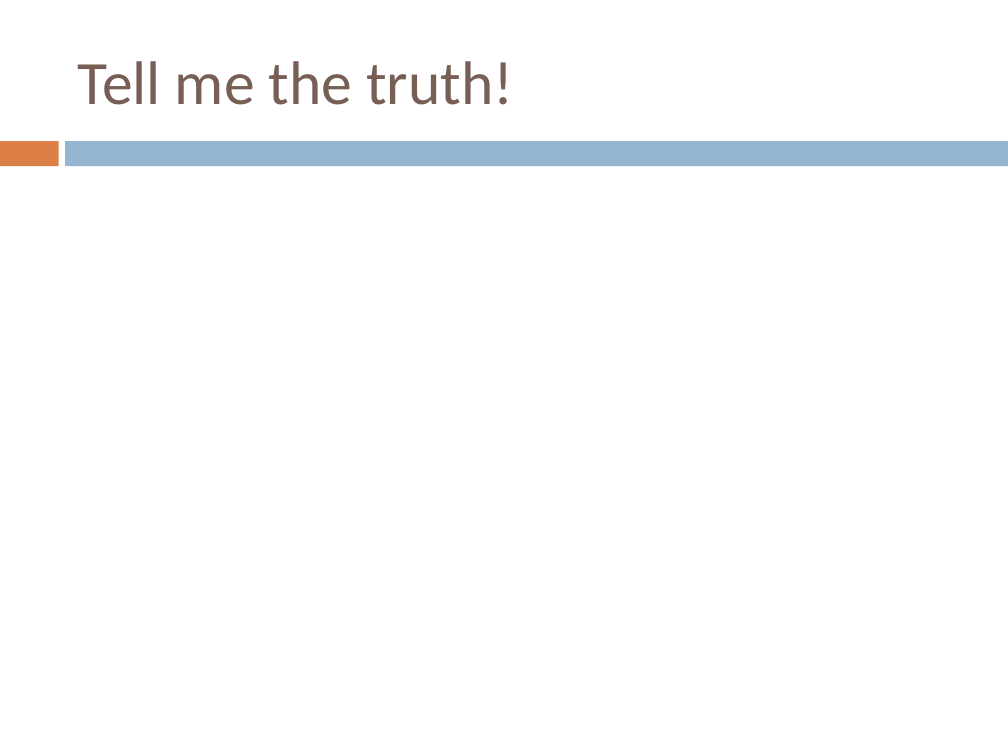
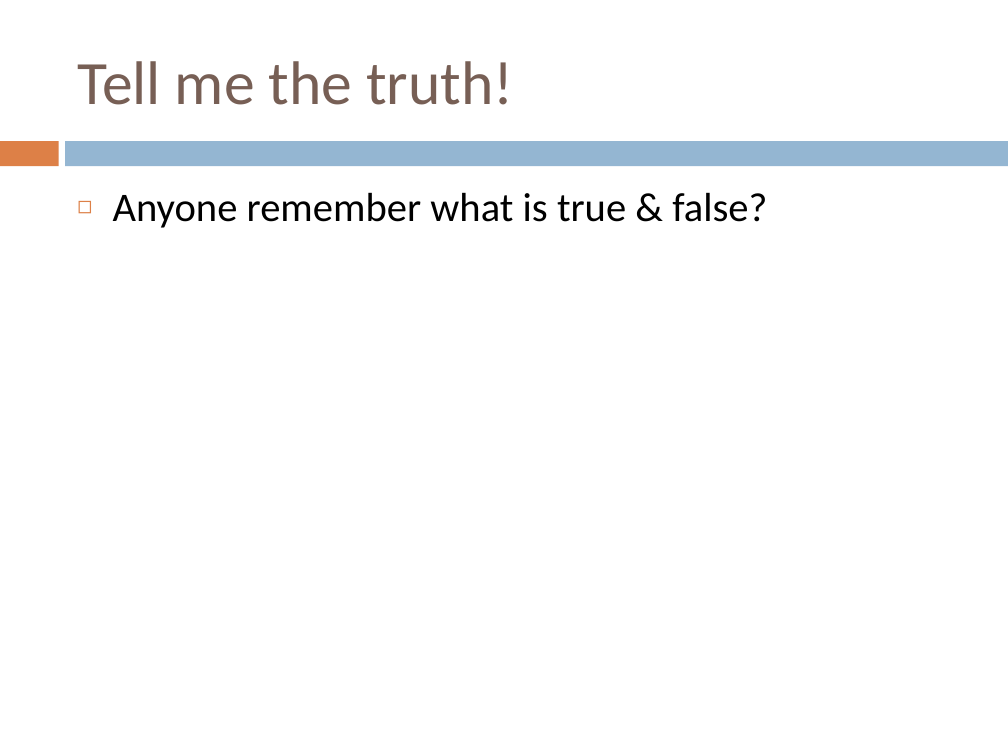
Before and after one commit to liahhansen/Learn-to-Program-Javascript, a slide deck: slide 13 of materials/SLIDES/4_objects.ppt (slide 12 before the commit). Drawn at 1008x756 pixels with LibreOffice and Linux fonts; fonts in the diff are those of the drawing. Boxes give left, top, right and bottom in pixels: in the first picture for what was removed or moved away, otherwise in the second. Text is boxed around its words. In the diff, an @@ line names an element or a change of style, - is before the commit and + after.

```diff
--- a/materials/SLIDES/4_objects.ppt
+++ b/materials/SLIDES/4_objects.ppt
@@ text added at (113,192,767,228), 29 pt, text #000000 @@
+◻ Anyone remember what is true & false?
```
Also in this commit, not shown: 3 other slides changed, 1 slide added, 10 other files.
